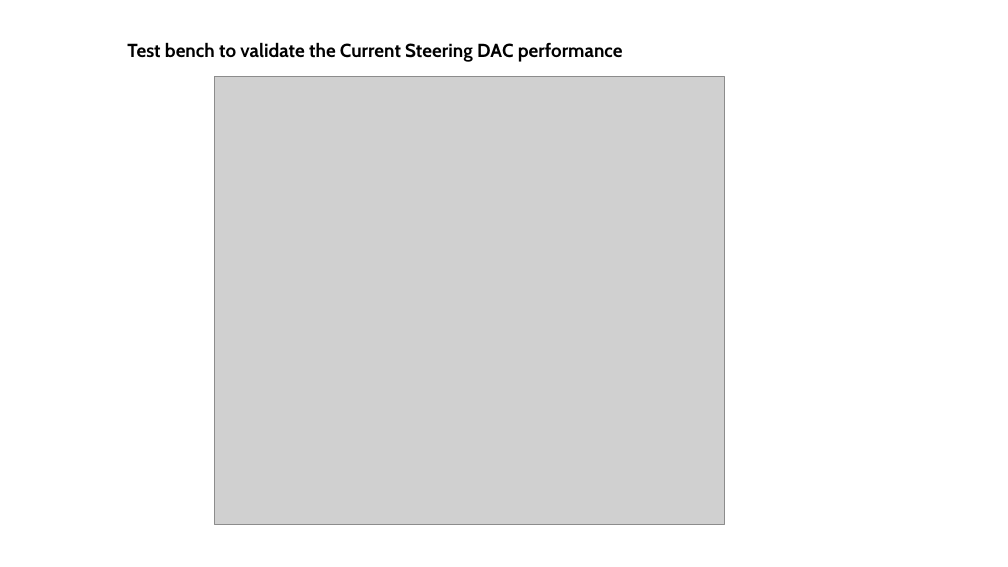
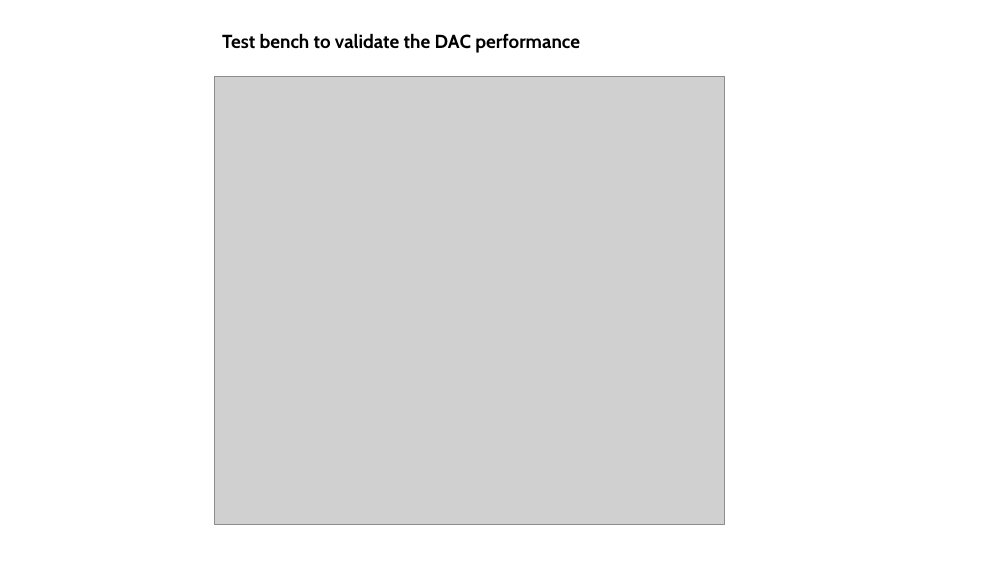
Before and after one commit to Fundacion-Fulgor/UNIC-CASS-Aug25, a slide deck: slide 6 of Diapositivas/DesignExampleRun_CurrentSteeringDAC.pptx. Drawn at 1008x567 pixels with LibreOffice and Linux fonts; fonts in the diff are those of the drawing; grey boxes stand for pictures. Boxes give left, top, right and bottom in pixels: in the first picture for what was removed or moved away, otherwise in the second. Text is boxed around its words. In the diff, an @@ line names an element or a change of style, - is before the commit and + after.

```diff
--- a/Diapositivas/DesignExampleRun_CurrentSteeringDAC.pptx
+++ b/Diapositivas/DesignExampleRun_CurrentSteeringDAC.pptx
@@ text at (222,33,580,53): text changed @@
-Test bench to validate the Current Steering DAC performance
+Test bench to validate the DAC performance
```
Also in this commit, not shown: 1 other slide changed, 1 other file.
